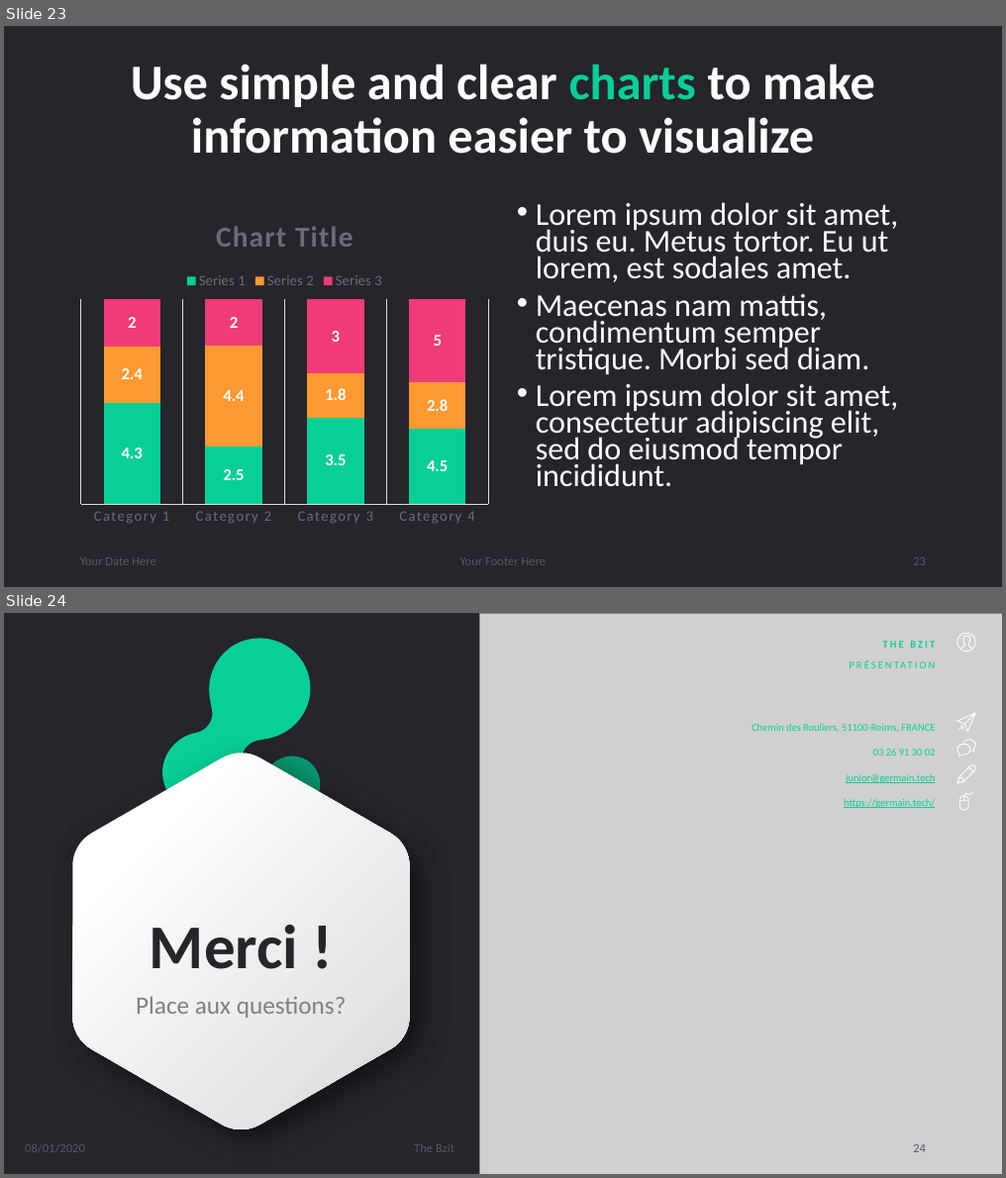
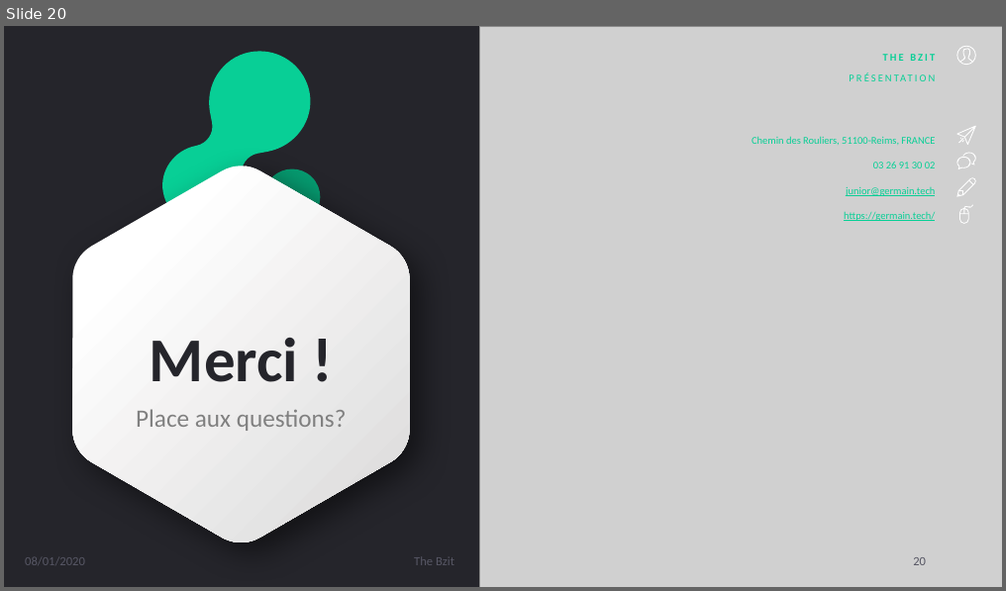
Before and after one commit to djuhnix/projet-s3, a slide deck: docs/Présentation projet soutenance.pptx. Shown one above the other, each under a label of ours: slides 23 and 24 before the commit, slide 20 after it. The pictures are 1006x1178 and 1006x591 pixels, drawn with LibreOffice and Linux fonts; fonts in the diff are those of the drawing; grey boxes stand for pictures. Boxes give left, top, right and bottom in pixels: in the first picture for what was removed or moved away, otherwise in the second. Text is boxed around its words. In the diff, an @@ line names an element or a change of style, - is before the commit and + after.

```diff
--- a/docs/Présentation projet soutenance.pptx
+++ b/docs/Présentation projet soutenance.pptx
@@ slide 23 removed at bbox=[4, 26, 1002, 587], background #25252B @@
@@ title removed at bbox=[131, 64, 875, 154] @@
-Use simple and clear charts to make information easier to visualize
@@ column stacked 100% chart removed at bbox=[73, 200, 497, 531] @@
-categories: Category 1, Category 2, Category 3, Category 4
-Series 1: 4.3, 2.5, 3.5, 4.5
-Series 2: 2.4, 4.4, 1.8, 2.8
-Series 3: 2, 2, 3, 5
@@ text removed at bbox=[536, 202, 899, 487] @@
-• Lorem ipsum dolor sit amet, duis eu. Metus tortor. Eu ut lorem, est sodales amet.
-• Maecenas nam mattis, condimentum semper tristique. Morbi sed diam.
-• Lorem ipsum dolor sit amet, consectetur adipiscing elit, sed do eiusmod tempor incididunt.
@@ text removed at bbox=[80, 558, 156, 566] @@
-Your Date Here
@@ text removed at bbox=[460, 558, 547, 566] @@
-Your Footer Here
@@ page number removed at bbox=[913, 558, 926, 566] @@
-23
@@ what was slide 24 is now slide 20 @@
@@ page number at bbox=[913, 558, 926, 566]: text changed @@
-24
+20
```
Also in this commit, not shown: 7 slides changed, 5 slides added, 8 other slides removed, 3 other files.
